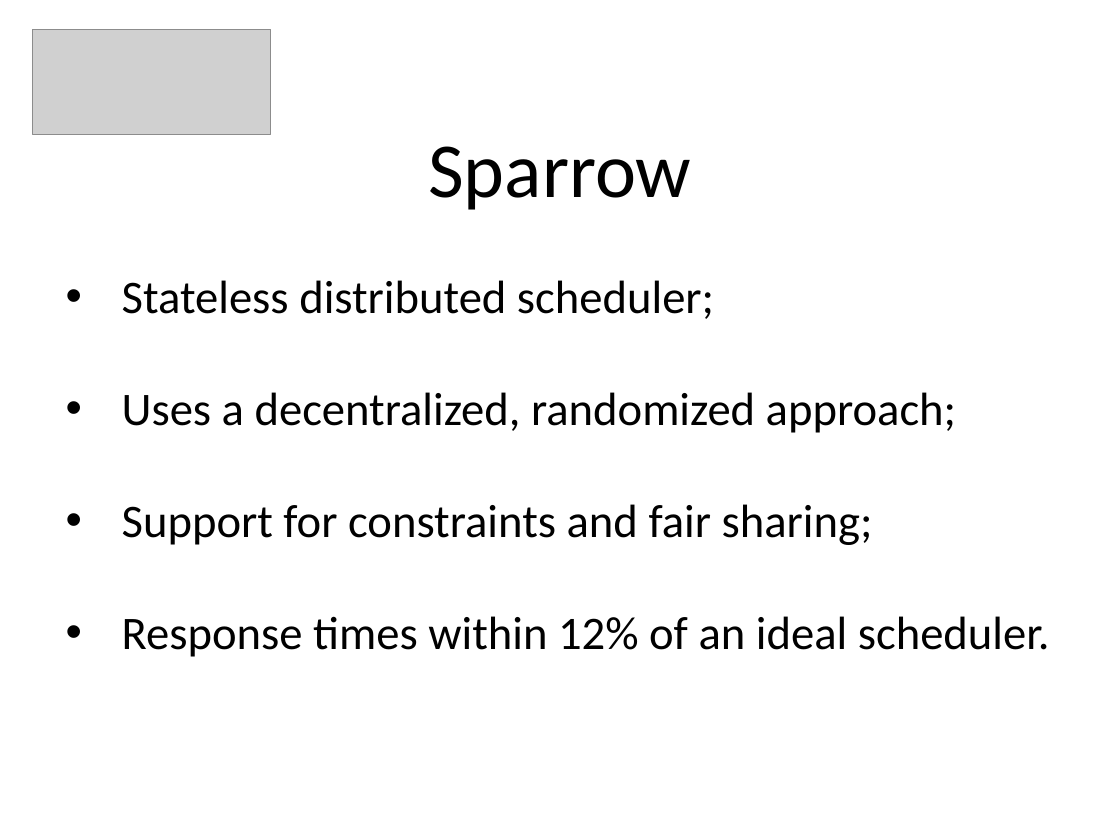
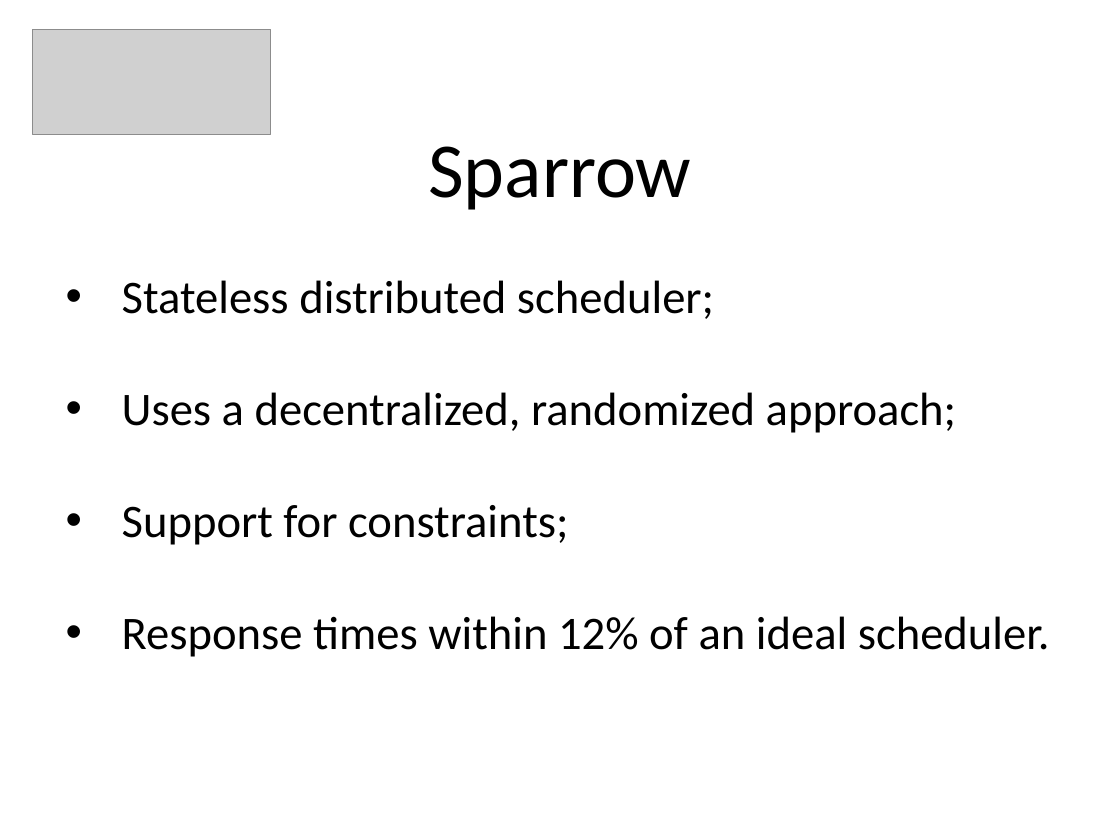
Before and after one commit to PeBraz/MapNoReduce, a slide deck: slide 6 of paper-presentation/padi-presentation.pptx. Drawn at 1120x840 pixels with LibreOffice and Linux fonts; fonts in the diff are those of the drawing; grey boxes stand for pictures. Boxes give left, top, right and bottom in pixels: in the first picture for what was removed or moved away, otherwise in the second. Text is boxed around its words. In the diff, an @@ line names an element or a change of style, - is before the commit and + after.

Commit message:
modificações

```diff
--- a/paper-presentation/padi-presentation.pptx
+++ b/paper-presentation/padi-presentation.pptx
@@ text at (x1=122, y1=505, x2=568, y2=545): text changed @@
-• Support for constraints and fair sharing;
+• Support for constraints;
```
